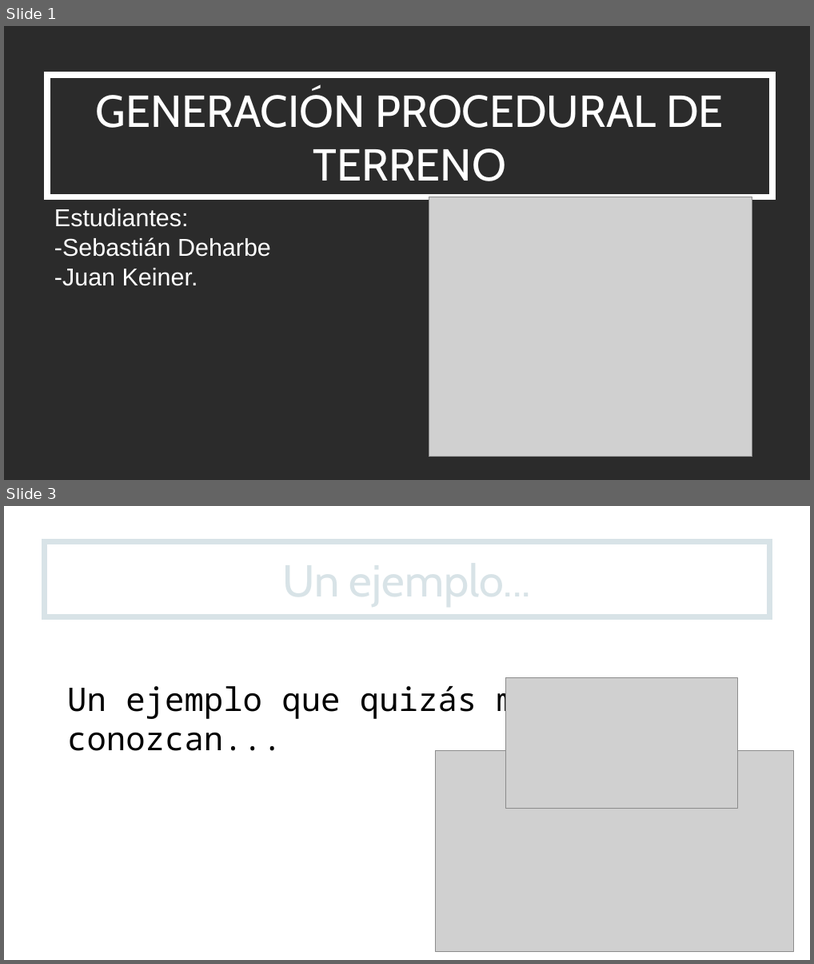
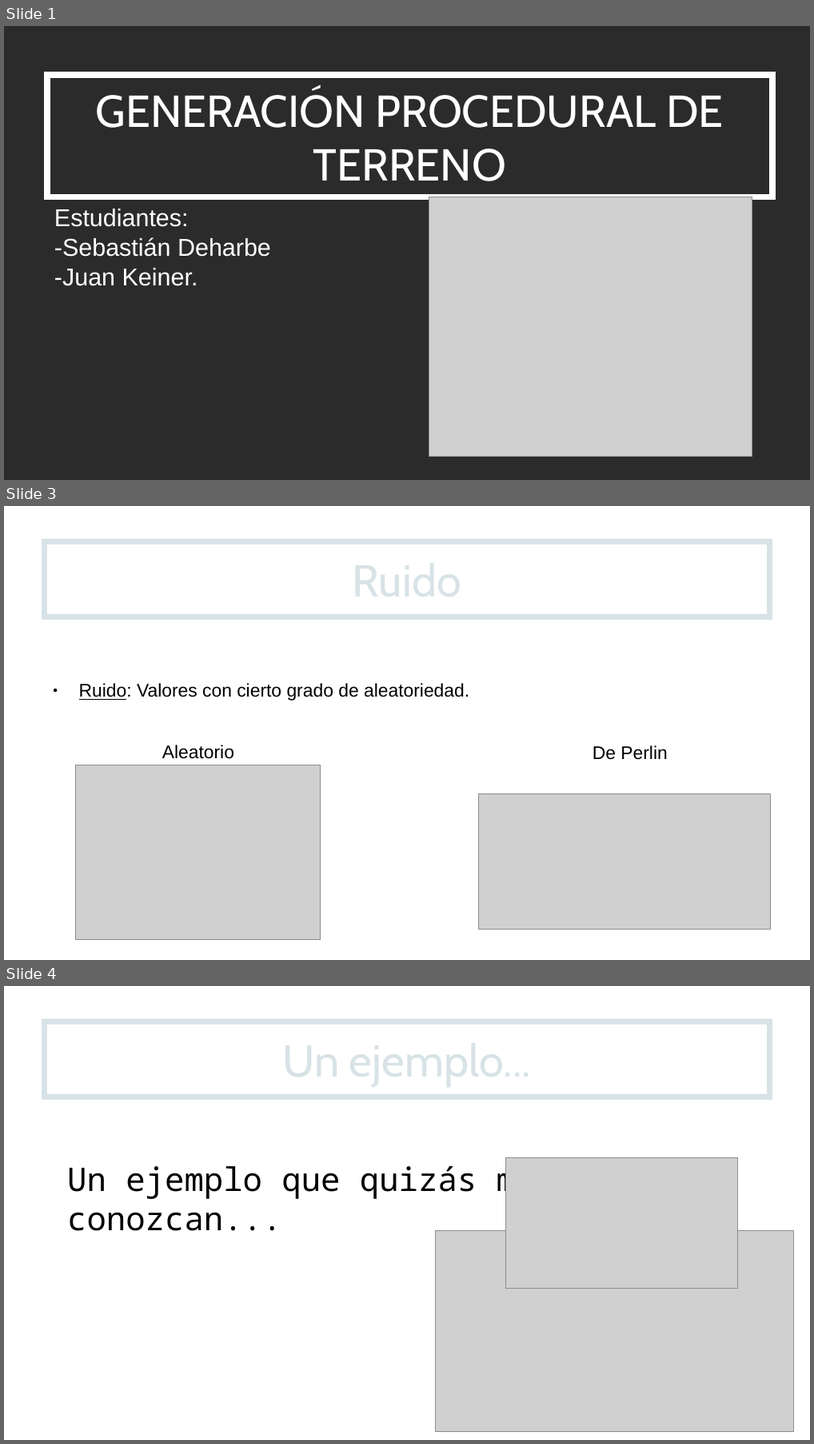
Before and after one commit to sebasdeharbe/OpenGL-TerrenoProcedural, a slide deck: About_this.odp. Shown one above the other, each under a label of ours: slides 1 and 3 before the commit, slides 1, 3 and 4 after it; the slides between them are not shown. The pictures are 814x964 and 814x1444 pixels, drawn with LibreOffice and Linux fonts; fonts in the diff are those of the drawing; grey boxes stand for pictures; background and template pictures are left out; a plain dark background stands for a picture behind light text. Boxes give left, top, right and bottom in pixels: in the first picture for what was removed or moved away, otherwise in the second. Text is boxed around its words. In the diff, an @@ line names an element or a change of style, - is before the commit and + after.

```diff
--- a/About_this.odp
+++ b/About_this.odp
@@ slide 3 added at <box>4,506,810,960</box>, background picture (left out) @@
@@ title added at <box>44,541,770,617</box>, outline #D8E3E7 5.67 pt, 44 pt, text #D8E3E7 @@
+Ruido
@@ text added at <box>79,683,470,700</box>, 18 pt, text #000000 @@
+● Ruido: Valores con cierto grado de aleatoriedad.
@@ text added at <box>162,744,234,759</box>, 18 pt, text #000000 @@
+Aleatorio
@@ text added at <box>593,745,667,760</box>, 18 pt, text #000000 @@
+De Perlin
@@ picture added at <box>76,765,321,940</box> @@
@@ picture added at <box>480,794,772,929</box> @@
@@ what was slide 3 is now slide 4 @@
```
Also in this commit, not shown: 5 slides changed, 2 other slides added.
